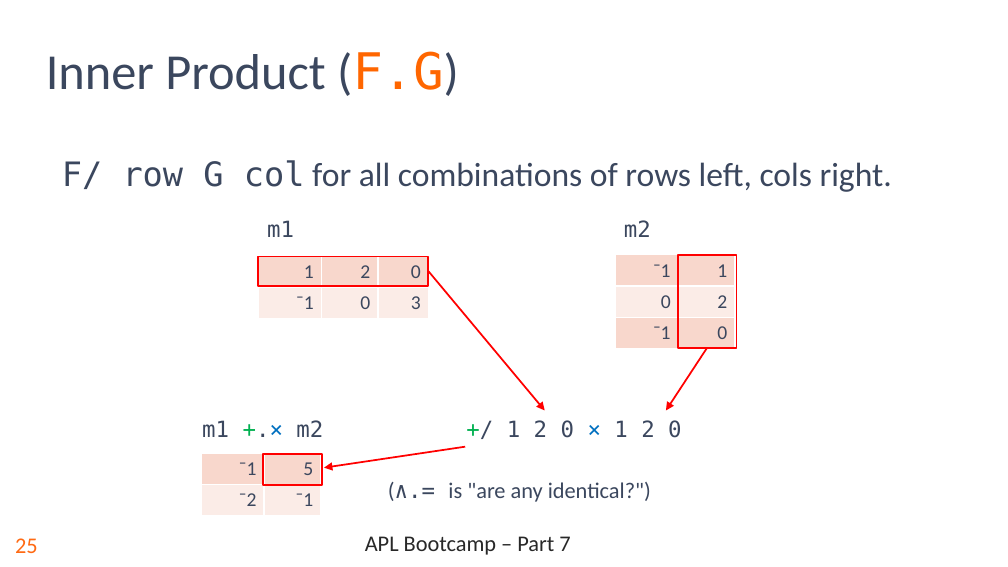
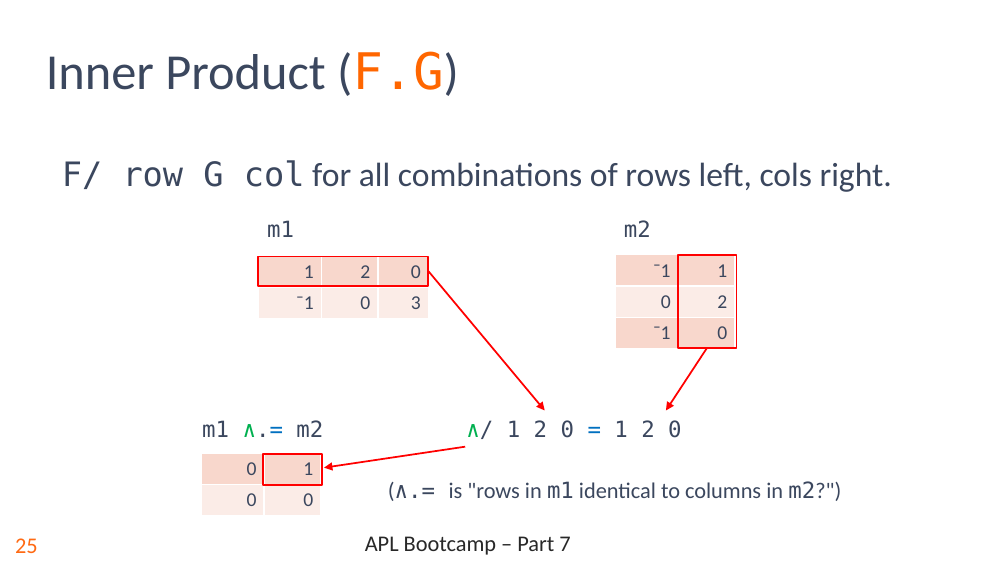
Before and after one commit to rikedyp/APLBootcamp, a slide deck: slide 26 of slides/APL_Bootcamp-part-7-operators-sysfns.pptx. Drawn at 1008x567 pixels with LibreOffice and Linux fonts; fonts in the diff are those of the drawing; background and template pictures are left out. Boxes give left, top, right and bottom in pixels: in the first picture for what was removed or moved away, otherwise in the second. Text is boxed around its words. In the diff, an @@ line names an element or a change of style, - is before the commit and + after.

```diff
--- a/slides/APL_Bootcamp-part-7-operators-sysfns.pptx
+++ b/slides/APL_Bootcamp-part-7-operators-sysfns.pptx
@@ text at [202, 420, 323, 437]: text changed @@
-m1 +.× m2
+m1 ∧.= m2
@@ text at [507, 420, 681, 438]: text changed @@
-+/ 1 2 0 × 1 2 0
+∧/ 1 2 0 = 1 2 0
@@ table at [201, 453, 320, 515] @@
-row 1, column 1: ¯1
+row 1, column 1: 0
-row 1, column 2: 5
+row 1, column 2: 1
-row 2, column 1: ¯2
+row 2, column 1: 0
-row 2, column 2: ¯1
+row 2, column 2: 0
@@ text at [449, 481, 841, 501]: text changed @@
-(∧.= is "are any identical?")
+(∧.= is "rows in m1 identical to columns in m2?")
```
Also in this commit, not shown: 5 other files.
